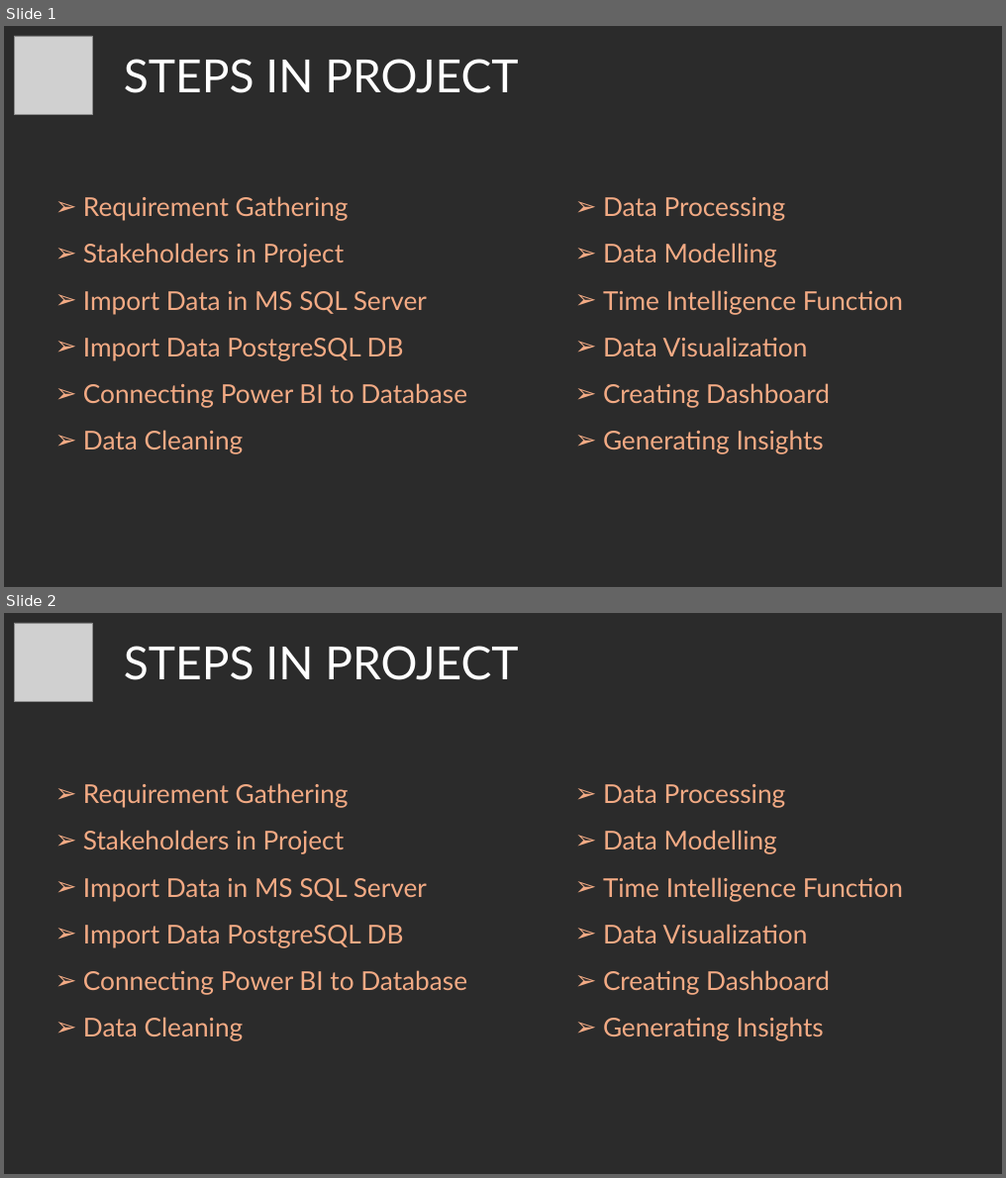
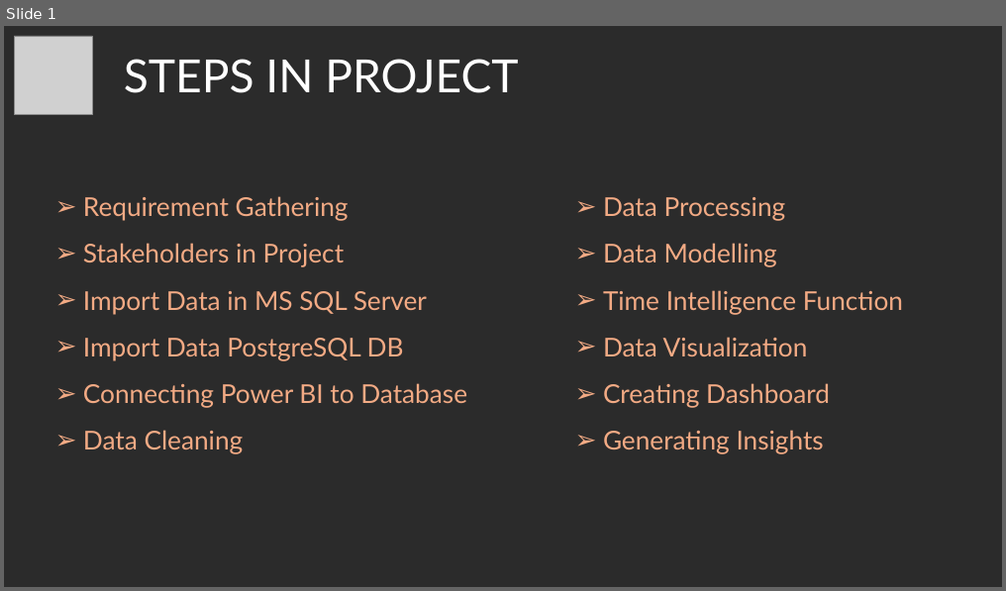
Before and after one commit to CharlieThomasCTG/PowerBI_Cricket_IPL_DashBoard, a slide deck: IPL_analysis_Problem_Statement.pptx. Shown one above the other, each under a label of ours: slides 1 and 2 before the commit, slide 1 after it. The pictures are 1006x1178 and 1006x591 pixels, drawn with LibreOffice and Linux fonts; fonts in the diff are those of the drawing; grey boxes stand for pictures; background and template pictures are left out; a plain dark background stands for a picture behind light text. Boxes give left, top, right and bottom in pixels: in the first picture for what was removed or moved away, otherwise in the second. Text is boxed around its words. In the diff, an @@ line names an element or a change of style, - is before the commit and + after.

```diff
--- a/IPL_analysis_Problem_Statement.pptx
+++ b/IPL_analysis_Problem_Statement.pptx
@@ slide 2 removed at (4, 613, 1002, 1174), background picture (left out) @@
@@ picture removed at (14, 623, 92, 701) @@
@@ text removed at (124, 646, 518, 680) @@
-STEPS IN PROJECT
@@ text removed at (83, 783, 467, 1042) @@
-➢ Requirement Gathering
-➢ Stakeholders in Project
-➢ Import Data in MS SQL Server
-➢ Import Data PostgreSQL DB
-➢ Connecting Power BI to Database
-➢ Data Cleaning
@@ text removed at (603, 784, 903, 1042) @@
-➢ Data Processing
-➢ Data Modelling
-➢ Time Intelligence Function
-➢ Data Visualization
-➢ Creating Dashboard
-➢ Generating Insights
```
Also in this commit, not shown: 3 slides added, 2 other slides removed.
